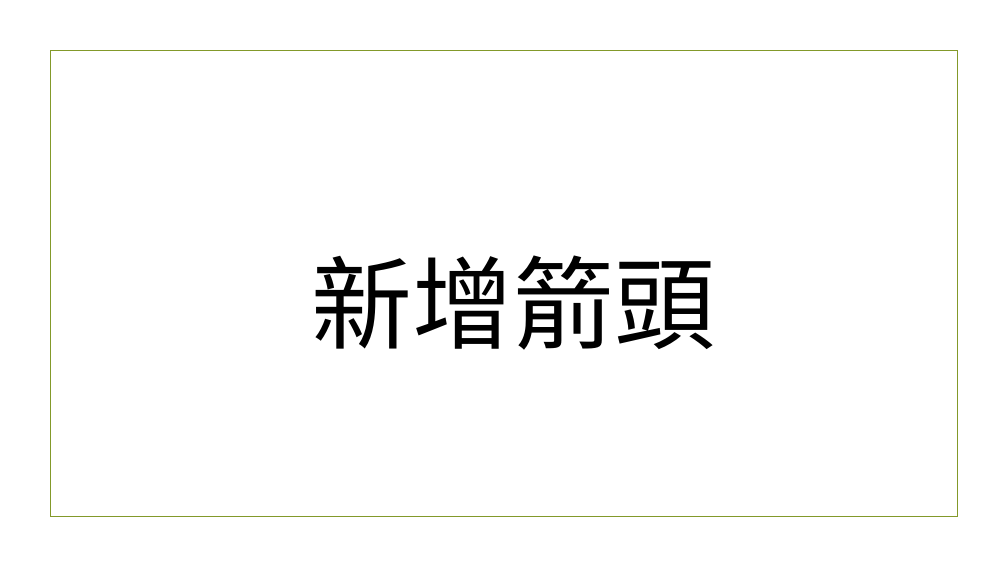
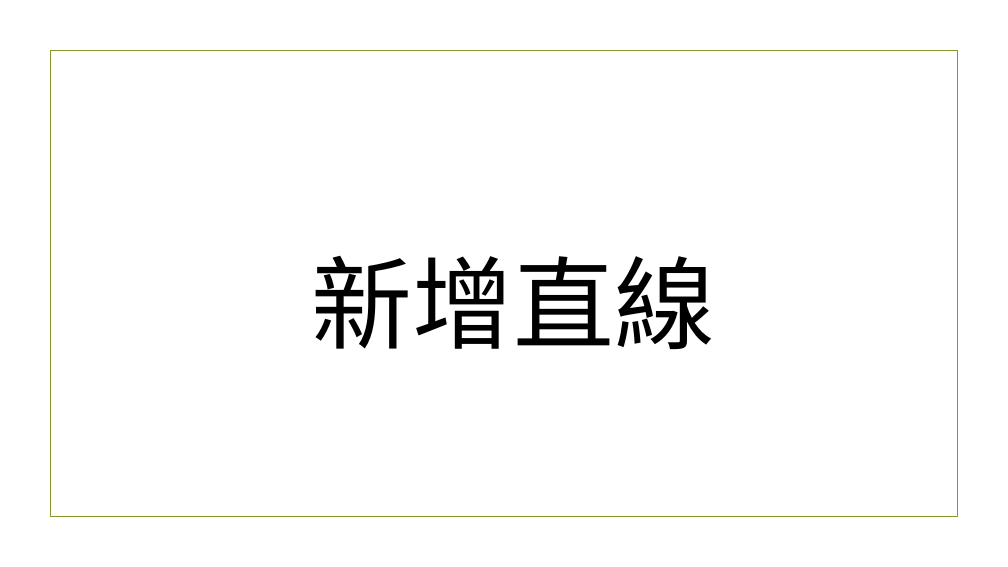
Before and after one commit to beardad1975/py4t, a slide deck: slide 18 of 課程資料/3D空間大探索/02轉動地球.pptx (slide 9 before the commit). Drawn at 1008x567 pixels with LibreOffice and Linux fonts; fonts in the diff are those of the drawing; background and template pictures are left out. Boxes give left, top, right and bottom in pixels: in the first picture for what was removed or moved away, otherwise in the second. Text is boxed around its words. In the diff, an @@ line names an element or a change of style, - is before the commit and + after.

```diff
--- a/課程資料/3D空間大探索/02轉動地球.pptx
+++ b/課程資料/3D空間大探索/02轉動地球.pptx
@@ title at [312,256,715,350]: text changed @@
-新增箭頭
+新增直線
```
Also in this commit, not shown: 4 other slides changed, 11 slides added, 7 slides removed, 17 other files.
